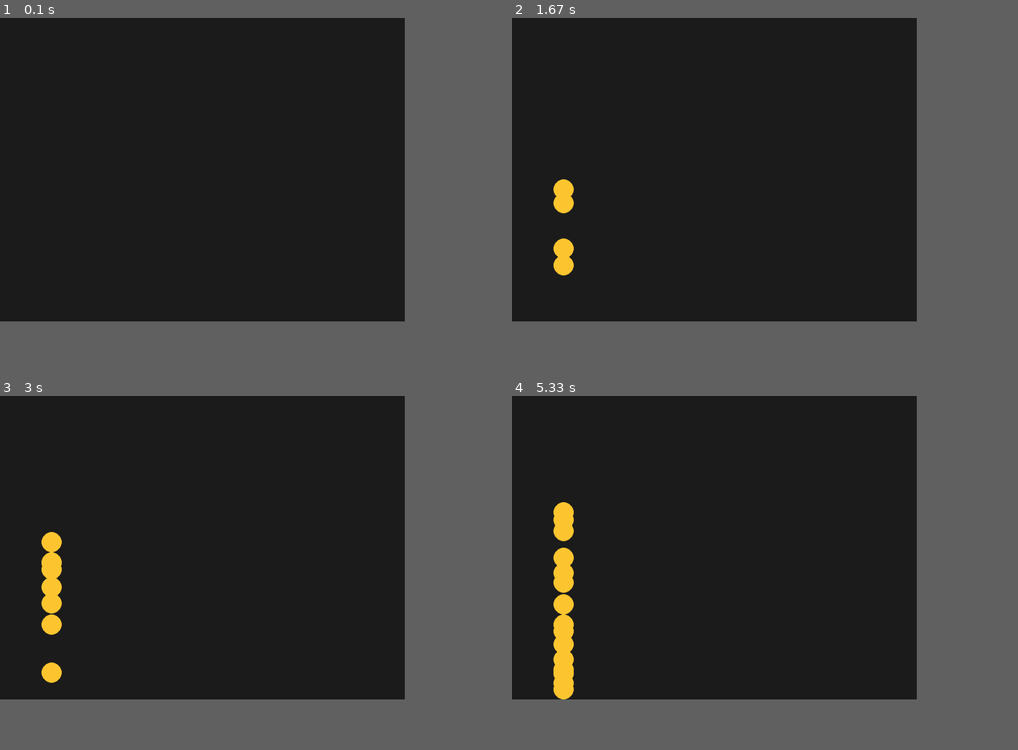
Above: before the commit, frames 1-4 (two rows, left to right).
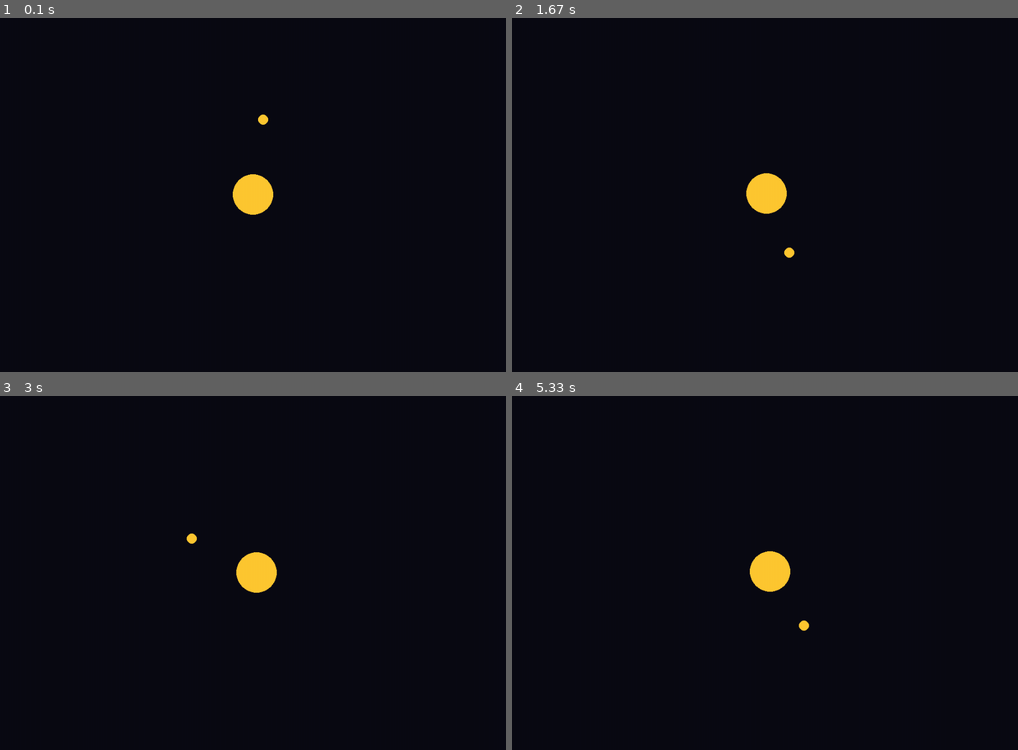
Above: after the commit, the same moments.

Repository: cloudglides/ray
Game: pygame game, started from main.py
Same seed, same stepped clock (60 frames per second), same inputs: the game is played once before the commit and once after it.
Inputs (mouse positions are in pixels of both pictures, inside the frame that each line leads up to):
- Up to frame 1 (0.1 s): no input
- Up to frame 2 (1.67 s): press the mouse at (562, 138) at 0.37 s; move the mouse to (603, 191) at 0.47 s; release the mouse at (643, 241) at 0.6 s; press the mouse at (562, 138) at 0.7 s; move the mouse to (587, 202) at 0.8 s; release the mouse at (608, 262) at 0.93 s; press the mouse at (562, 138) at 1.03 s; move the mouse to (689, 99) at 1.13 s; release the mouse at (820, 56) at 1.27 s; press the mouse at (562, 138) at 1.37 s; move the mouse to (577, 145) at 1.47 s; release the mouse at (592, 152) at 1.6 s
- Up to frame 3 (3 s): press the mouse at (50, 516) at 1.7 s; move the mouse to (75, 569) at 1.8 s; release the mouse at (101, 619) at 1.93 s; press the mouse at (50, 516) at 2.03 s; move the mouse to (161, 587) at 2.13 s; release the mouse at (273, 654) at 2.27 s; press the mouse at (50, 516) at 2.37 s; move the mouse to (65, 502) at 2.47 s; release the mouse at (80, 488) at 2.6 s; press the mouse at (50, 516) at 2.7 s; move the mouse to (116, 534) at 2.8 s; release the mouse at (182, 551) at 2.93 s
- Up to frame 4 (5.33 s): press the mouse at (562, 516) at 3.03 s; move the mouse to (587, 555) at 3.13 s; release the mouse at (613, 594) at 3.27 s; press the mouse at (562, 516) at 3.37 s; move the mouse to (592, 505) at 3.47 s; release the mouse at (623, 498) at 3.6 s; press the mouse at (562, 516) at 3.7 s; move the mouse to (618, 498) at 3.8 s; release the mouse at (673, 477) at 3.93 s; press the mouse at (562, 516) at 4.03 s; move the mouse to (598, 477) at 4.13 s; release the mouse at (633, 434) at 4.27 s; press the mouse at (562, 516) at 4.37 s; move the mouse to (613, 565) at 4.47 s; release the mouse at (658, 611) at 4.6 s; press the mouse at (562, 516) at 4.7 s; move the mouse to (603, 583) at 4.8 s; release the mouse at (638, 650) at 4.93 s; press the mouse at (562, 516) at 5.03 s; move the mouse to (638, 555) at 5.13 s; release the mouse at (719, 594) at 5.27 s
In our replay, the window is 720x540 before the commit and 900x630 after it. These sizes can differ from the game's own. Grey fills any space a smaller window leaves; there, only what the larger window draws over its background counts as a difference.

The runs differ from the first frame. In frame 1, 0.8% of the frame differs, in the area x 46-54%, y 27-56%; in frame 2, 1.5%; in frame 3, 1.9%; in frame 4, 2.7%, in the area x 8-59%, y 30-86%.

Commit message:
FEAT:added space!!

Diff:
--- a/engine/ball.py
+++ b/engine/ball.py
@@ -1,5 +1,8 @@
+
+
+
 class Ball:
-    def __init__(self, x, y, ay, radius=20, width=800, height=600):
+    def __init__(self, x, y, ay, radius=20, width=800, height=600, mass=1):
         self.ay = ay
         self.x = x
         self.y = y
@@ -10,6 +13,7 @@
         self.elasticity = 0.8 # bouncy!
         self.width = width
         self.height = height
+        self.mass = mass
 
 
     def update(self, dt):
@@ -17,6 +21,7 @@
         self.x += self.vx * dt # updating pos
         self.y += self.vy * dt # ^
 
+    def collide_with_wall(self):
         # reverse horizontal velocity (bouncing on da wall)
         if self.x - self.radius < 0 or self.x + self.radius > self.width:
             self.vx = -self.vx
@@ -24,3 +29,31 @@
         if self.y + self.radius > self.height:
             self.y = self.height - self.radius
             self.vy = -self.vy * self.elasticity
+
+
+    def collide_with_ball(self, other):
+        dx = other.x - self.x
+        dy = other.y - self.y
+        dist = (dx**2 + dy**2) ** 0.5
+        if dist == 0:
+            dist = 0.001
+        if dist < self.radius + other.radius:
+            nx = dx / dist
+            ny = dy / dist
+            rel_vel_x = self.vx - other.vx
+            rel_vel_y = self.vy - other.vy
+            vel_along_normal = rel_vel_x * nx + rel_vel_y * ny
+            if vel_along_normal > 0:
+                return
+            e = min(self.elasticity, other.elasticity)
+            j = -(1 + e) * vel_along_normal
+            j /= (1/self.mass + 1/other.mass)
+            self.vx += j * nx / self.mass
+            self.vy += j * ny / self.mass
+            other.vx -= j * nx / other.mass
+            other.vy -= j * ny / other.mass
+            overlap = self.radius + other.radius - dist
+            self.x -= nx * (overlap/2)
+            self.y -= ny * (overlap/2)
+            other.x += nx * (overlap/2)
+            other.y += ny * (overlap/2)
--- /dev/null
+++ b/engine/space/planet.py
@@ -0,0 +1,32 @@
+import pygame
+
+class Planet:
+    def __init__(self, x, y, radius, mass):
+        self.pos = pygame.Vector2(x, y)
+        self.vel = pygame.Vector2(0, 0)
+        self.acc = pygame.Vector2(0, 0)
+        self.radius = radius
+        self.color = (255, 200, 50)
+        self.mass = mass
+
+    def apply_gravity(self, other, G=9.8):
+        direction = other.pos - self.pos
+        distance = direction.length()
+        if distance == 0 or distance < self.radius + other.radius:
+            return
+
+        force_mag = G * (self.mass * other.mass) / (distance * distance)
+        direction.normalize_ip()
+        force = direction * force_mag
+
+        self.acc += force / self.mass
+
+    def update(self, dt, all_planets, G=9.8):
+        self.acc.update(0, 0)
+
+        for other in all_planets:
+            if other is not self:
+                self.apply_gravity(other, G)
+
+        self.vel += self.acc * dt
+        self.pos += self.vel * dt
--- /dev/null
+++ b/examples/space.py
@@ -0,0 +1,85 @@
+import pygame
+from engine.space.planet import Planet
+
+pygame.init()
+
+WIDTH, HEIGHT = 900, 700
+screen = pygame.display.set_mode((WIDTH, HEIGHT))
+pygame.display.set_caption("Gravity Sandbox")
+clock = pygame.time.Clock()
+
+planets = []
+
+dragging_planet = None
+drag_offset = pygame.Vector2(0, 0)
+mouse_down = False
+mouse_down_pos = None
+THROW_STRENGTH = 5.0
+
+
+def get_planet_under_mouse(pos):
+    for p in reversed(planets):
+        if (p.pos - pos).length() <= p.radius:
+            return p
+    return None
+
+
+running = True
+while running:
+    dt = clock.tick(60) / 1000
+
+    mouse_pos = pygame.Vector2(pygame.mouse.get_pos())
+
+    for event in pygame.event.get():
+        if event.type == pygame.QUIT:
+            running = False
+
+        elif event.type == pygame.MOUSEBUTTONDOWN:
+            mouse_down = True
+            mouse_down_pos = mouse_pos
+
+            target = get_planet_under_mouse(mouse_pos)
+            if target:
+                dragging_planet = target
+                drag_offset = target.pos - mouse_pos
+                target.vel.update(0, 0)
+        elif event.type == pygame.MOUSEMOTION:
+            if dragging_planet:
+                dragging_planet.pos = mouse_pos + drag_offset
+
+        elif event.type == pygame.MOUSEBUTTONUP:
+            mouse_down = False
+
+            release_pos = mouse_pos
+
+            if dragging_planet:
+                throw_vel = (mouse_down_pos - release_pos) * THROW_STRENGTH
+                dragging_planet.vel = throw_vel
+                dragging_planet = None
+
+            else:
+                velocity = (mouse_down_pos - release_pos) * THROW_STRENGTH
+                p = Planet(mouse_down_pos.x, mouse_down_pos.y,
+                           radius=20, mass=5000000)
+                p.vel = velocity
+                planets.append(p)
+
+    for p in planets:
+        if p is not dragging_planet:
+            p.update(dt, planets)
+
+    screen.fill((10, 10, 15))
+
+    if mouse_down and not dragging_planet:
+        pygame.draw.line(screen, (200, 200, 255),
+                         mouse_down_pos, mouse_pos, 2)
+        pygame.draw.circle(screen, (200, 200, 255),
+                           (int(mouse_down_pos.x), int(mouse_down_pos.y)), 8, 1)
+
+    for p in planets:
+        pygame.draw.circle(screen, p.color,
+                           (int(p.pos.x), int(p.pos.y)), p.radius)
+
+    pygame.display.flip()
+
+pygame.quit()
--- a/main.py
+++ b/main.py
@@ -1,54 +1,66 @@
 import pygame
-import time
-from engine.ball import Ball
+import math
+from engine.space.planet import Planet
+
+pygame.init()
+
+W, H = 1000, 700
+screen = pygame.display.set_mode((W, H))
+clock = pygame.time.Clock()
+
+G = 0.1  # gravitational constant
+
+# Planets
+planets = [
+    Planet(500, 350, 40, 20000),  # star
+    Planet(500, 200, 10, 200)     # orbiting planet
+]
+
+# give initial velocity to second planet
+planets[1].vel.x = 3.5
 
 
-ay = 500
-pygame.init()
-WIDTH, HEIGHT = 800, 600
-screen = pygame.display.set_mode((WIDTH, HEIGHT))
-pygame.display.set_caption("Bouncing Ball")
-clock = pygame.time.Clock()
+def apply_gravity(p1, p2):
+    dx = p2.pos.x - p1.pos.x
+    dy = p2.pos.y - p1.pos.y
+    dist = math.hypot(dx, dy)
+
+    if dist < 1:
+        return  # avoid zero division or crazy forces
+
+    force = G * p1.mass * p2.mass / (dist * dist)
+
+    # normalize direction
+    nx = dx / dist
+    ny = dy / dist
+
+    # apply equal & opposite forces
+    p1.vel.x += nx * force / p1.mass
+    p1.vel.y += ny * force / p1.mass
+
+    p2.vel.x -= nx * force / p2.mass
+    p2.vel.y -= ny * force / p2.mass
 
 
-balls = []
+running = True
+while running:
+    screen.fill((10, 10, 20))
 
-
-# main loop
-running = True
-prev_time = time.time()
-while running:
     for event in pygame.event.get():
         if event.type == pygame.QUIT:
             running = False
-        elif event.type == pygame.MOUSEBUTTONDOWN:
-            mx, my = event.pos
-            balls.append(Ball(mx, my, ay, width=WIDTH, height=HEIGHT))
-    now = time.time()
-    dt = now - prev_time
-    prev_time = now
 
-    for b in balls:
-        b.update(dt)
-        for i in range(len(balls)):
-            for j in range(i + 1, len(balls)):
-                b1 = balls[i]
-                b2 = balls[j]
+    # gravity between all planets
+    for i in range(len(planets)):
+        for j in range(i + 1, len(planets)):
+            apply_gravity(planets[i], planets[j])
 
-                dx = b1.x - b2.x
-                dy = b1.y - b2.y
-                distance = (dx**2 + dy**2) ** 0.5
+    # update + draw
+    for p in planets:
+        p.pos += p.vel
+        pygame.draw.circle(screen, p.color, (int(p.pos.x), int(p.pos.y)), p.radius)
 
-                if distance < b1.radius + b2.radius:
-                    b1.vx, b2.vx = b2.vx, b1.vx
-                    b1.vy, b2.vy = b2.vy, b1.vy
-
-
-    screen.fill((30, 30, 30))
-
-    for b in balls:
-        pygame.draw.circle(screen, b.color, (int(b.x), int(b.y)), b.radius)
     pygame.display.flip()
-    clock.tick(60)        # 60 FPS
+    clock.tick(60)
 
 pygame.quit()
